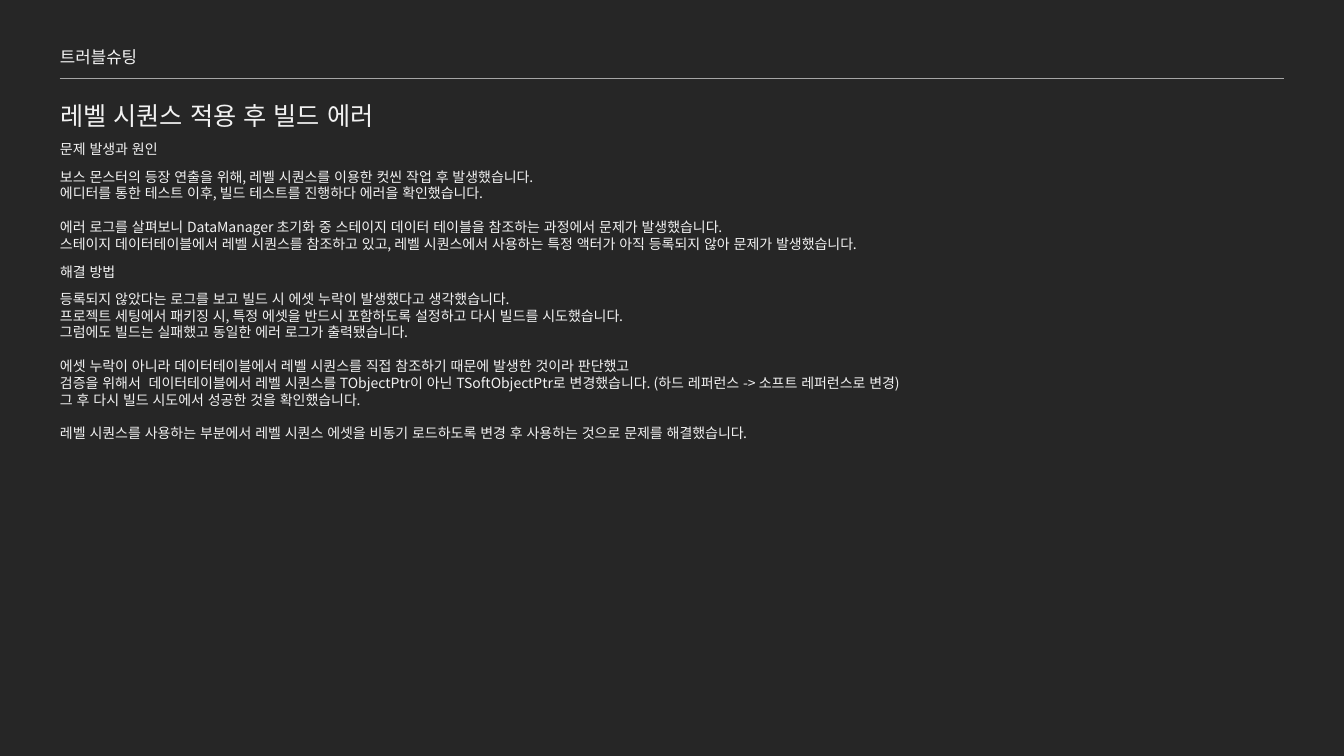
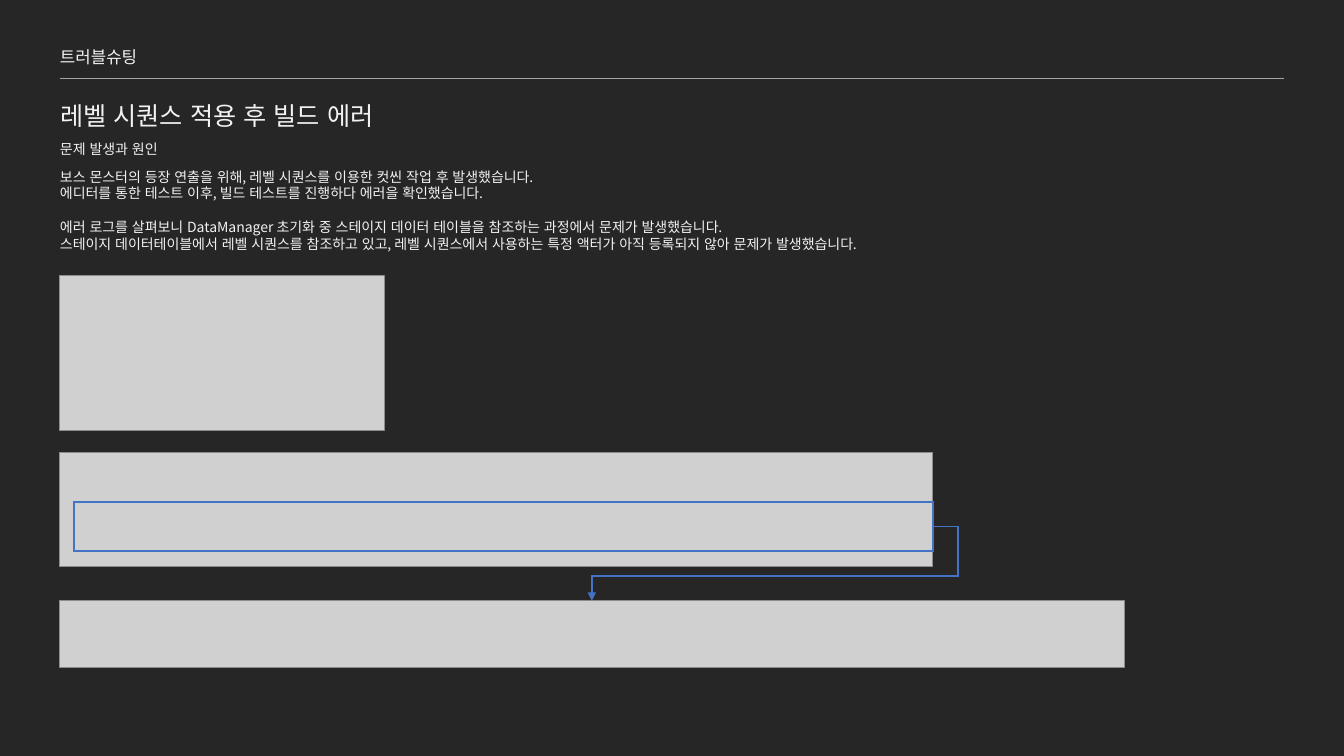
Before and after one commit to jhk0701/project-ARPGHunter, a slide deck: slide 24 of Docs/UnrealEngine_문서_김정환.pptx. Drawn at 1344x756 pixels with LibreOffice and Linux fonts; fonts in the diff are those of the drawing; grey boxes stand for pictures. Boxes give left, top, right and bottom in pixels: in the first picture for what was removed or moved away, otherwise in the second. Text is boxed around its words. In the diff, an @@ line names an element or a change of style, - is before the commit and + after.

Commit message:
Docs: 문서 업데이트

```diff
--- a/Docs/UnrealEngine_문서_김정환.pptx
+++ b/Docs/UnrealEngine_문서_김정환.pptx
@@ text removed at [60, 265, 116, 278] @@
-해결 방법
@@ picture added at [59, 276, 384, 432] @@
@@ text removed at [60, 292, 899, 439] @@
-등록되지 않았다는 로그를 보고 빌드 시 에셋 누락이 발생했다고 생각했습니다.
-프로젝트 세팅에서 패키징 시, 특정 에셋을 반드시 포함하도록 설정하고 다시 빌드를 시도했습니다.
-그럼에도 빌드는 실패했고 동일한 에러 로그가 출력됐습니다.
-에셋 누락이 아니라 데이터테이블에서 레벨 시퀀스를 직접 참조하기 때문에 발생한 것이라 판단했고
-검증을 위해서 데이터테이블에서 레벨 시퀀스를 TObjectPtr이 아닌 TSoftObjectPtr로 변경했습니다. (하드 레퍼런스 -> 소프트 레퍼런스로 변경)
-그 후 다시 빌드 시도에서 성공한 것을 확인했습니다.
-레벨 시퀀스를 사용하는 부분에서 레벨 시퀀스 에셋을 비동기 로드하도록 변경 후 사용하는 것으로 문제를 해결했습니다.
@@ picture added at [59, 453, 933, 567] @@
@@ rectangle added at [74, 502, 933, 552], outline #4472C4 1.5 pt @@
@@ elbow arrow added from (933, 526) to (592, 601), #4472C4 1 pt @@
@@ picture added at [59, 601, 1124, 667] @@
```
Also in this commit, not shown: 1 slide added.
